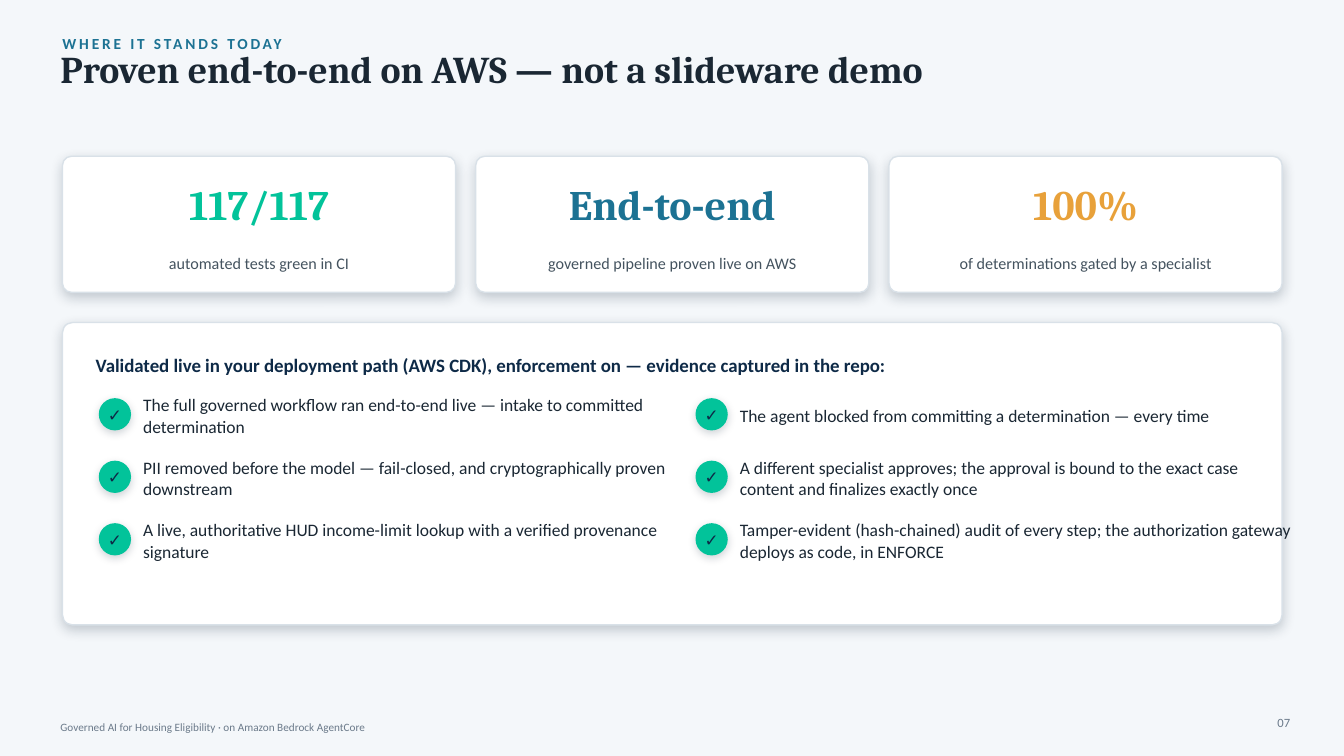
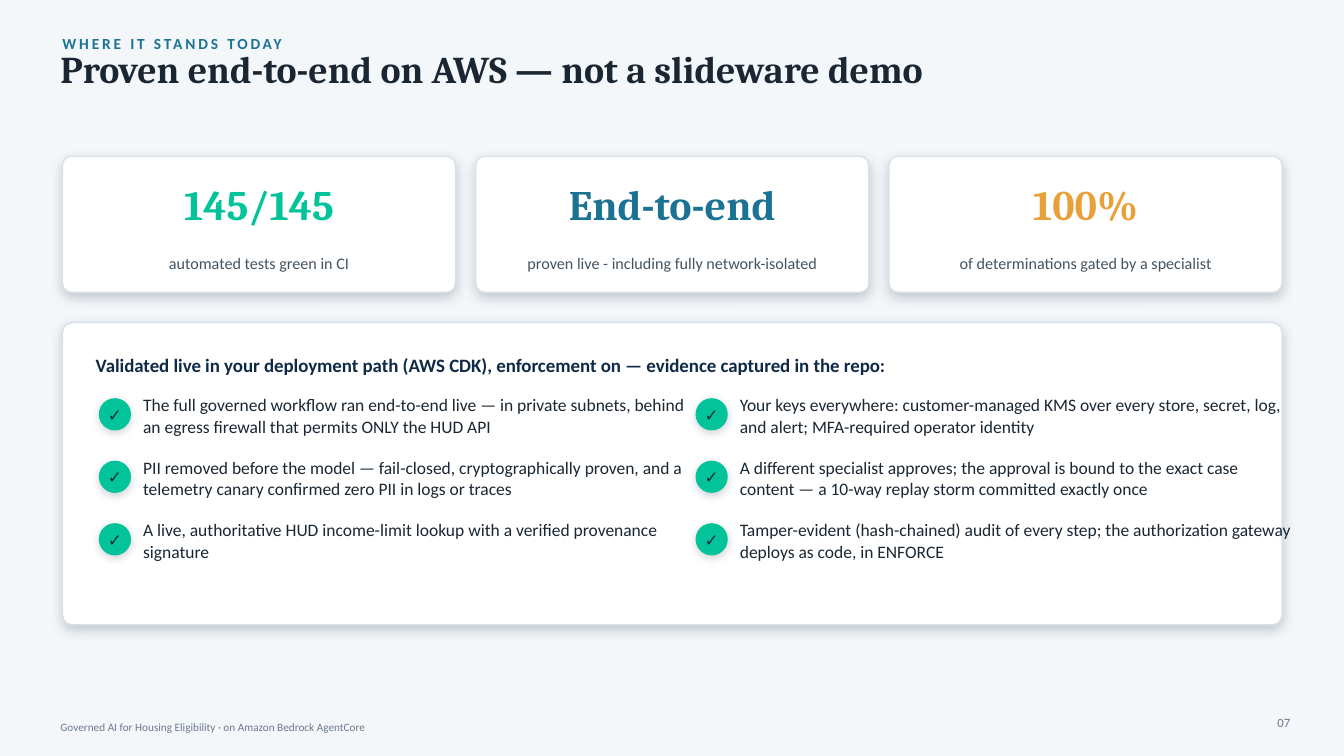
Before and after one commit to virtualryder/Housing_eligibility_agent, a slide deck: slide 7 of docs/Housing-AgentCore-Customer.pptx. Drawn at 1344x756 pixels with LibreOffice and Linux fonts; fonts in the diff are those of the drawing. Boxes give left, top, right and bottom in pixels: in the first picture for what was removed or moved away, otherwise in the second. Text is boxed around its words. In the diff, an @@ line names an element or a change of style, - is before the commit and + after.

```diff
--- a/docs/Housing-AgentCore-Customer.pptx
+++ b/docs/Housing-AgentCore-Customer.pptx
@@ text at [184, 190, 334, 226]: text changed @@
-117/117
+145/145
@@ text at [527, 258, 816, 272]: text changed @@
-governed pipeline proven live on AWS
+proven live - including fully network-isolated
@@ text at [143, 399, 684, 436]: text changed @@
-The full governed workflow ran end-to-end live — intake to committed determination
+The full governed workflow ran end-to-end live — in private subnets, behind an egress firewall that permits ONLY the HUD API
@@ text at [740, 399, 1281, 436]: text changed @@
-The agent blocked from committing a determination — every time
+Your keys everywhere: customer-managed KMS over every store, secret, log, and alert; MFA-required operator identity
@@ text at [143, 462, 681, 498]: text changed @@
-PII removed before the model — fail-closed, and cryptographically proven downstream
+PII removed before the model — fail-closed, cryptographically proven, and a telemetry canary confirmed zero PII in logs or traces
@@ text at [740, 462, 1238, 498]: text changed @@
-A different specialist approves; the approval is bound to the exact case content and finalizes exactly once
+A different specialist approves; the approval is bound to the exact case content — a 10-way replay storm committed exactly once
```
Also in this commit, not shown: 13 other files.
